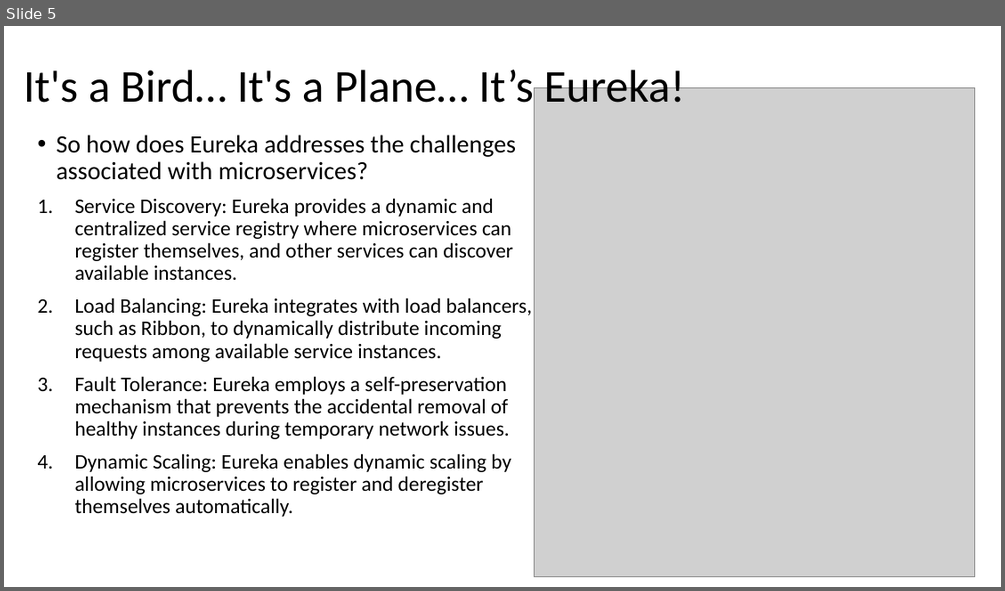
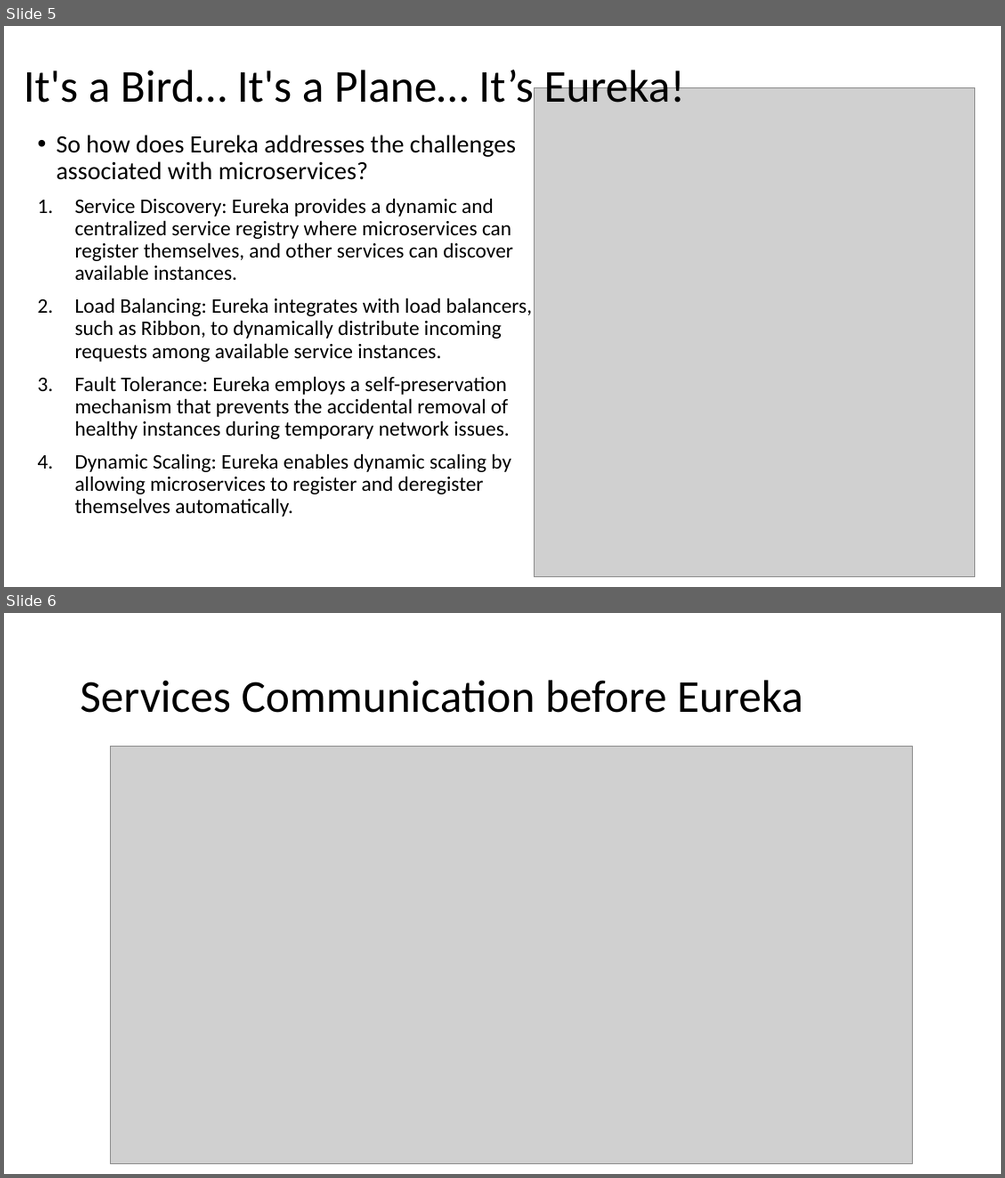
Before and after one commit to tamir303/EurekaSpringBootExample, a slide deck: Eureka.pptx. Shown one above the other, each under a label of ours: slide 5 before the commit, slides 5 and 6 after it. The pictures are 1005x591 and 1005x1178 pixels, drawn with LibreOffice and Linux fonts; fonts in the diff are those of the drawing; grey boxes stand for pictures. Boxes give left, top, right and bottom in pixels: in the first picture for what was removed or moved away, otherwise in the second. Text is boxed around its words. In the diff, an @@ line names an element or a change of style, - is before the commit and + after.

Commit message:
add pptx

```diff
--- a/Eureka.pptx
+++ b/Eureka.pptx
@@ slide 6 added at (4,613,1001,1174), background #FFFFFF @@
@@ title added at (80,680,803,713), 44 pt, text #000000 @@
+Services Communication before Eureka
@@ picture added at (110,747,913,1163) @@
```
Also in this commit, not shown: 1 other slide added, 1 slide removed, 7 other files.
